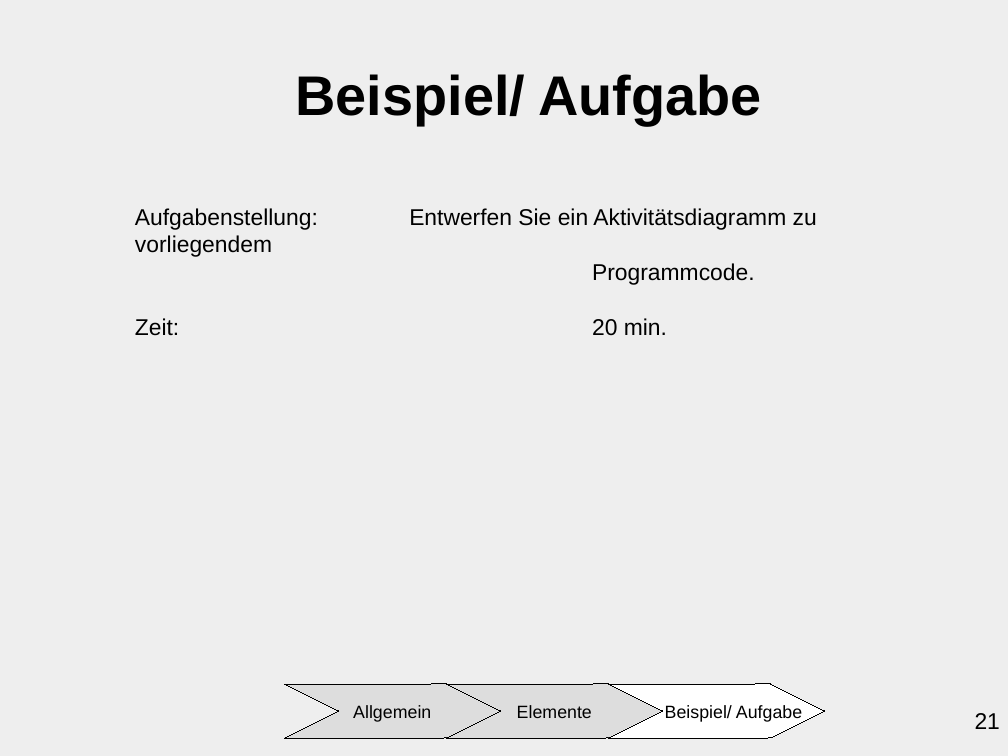
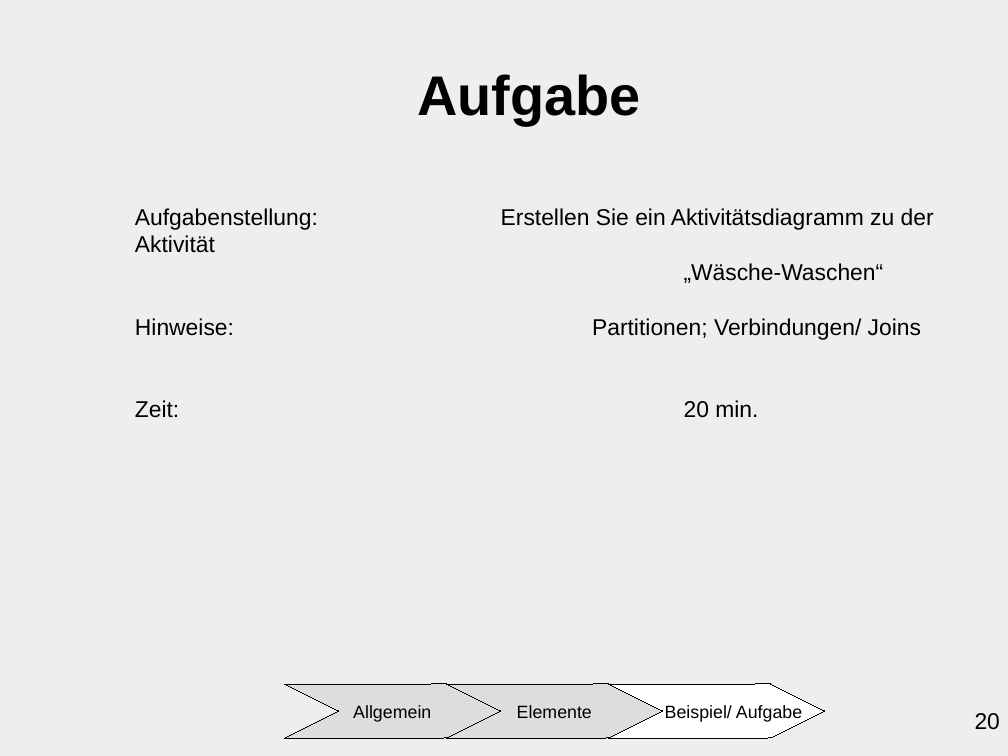
Before and after one commit to ChristianMarzianGithub/VortragAktivitaetsdiagramm, a slide deck: slide 20 of Präsentation Aktivitätsdiagramm/main/AktivitaetsdiagrammCM.odp (slide 21 before the commit). Drawn at 1008x756 pixels with LibreOffice and Linux fonts; fonts in the diff are those of the drawing. Boxes give left, top, right and bottom in pixels: in the first picture for what was removed or moved away, otherwise in the second. Text is boxed around its words. In the diff, an @@ line names an element or a change of style, - is before the commit and + after.

```diff
--- a/Präsentation Aktivitätsdiagramm/main/AktivitaetsdiagrammCM.odp
+++ b/Präsentation Aktivitätsdiagramm/main/AktivitaetsdiagrammCM.odp
@@ title at [417,74,640,125]: text changed @@
-Beispiel/ Aufgabe
+Aufgabe
@@ text at [135,208,934,340]: text changed @@
-Aufgabenstellung: Entwerfen Sie ein Aktivitätsdiagramm zu vorliegendem
-Programmcode.
+Aufgabenstellung: Erstellen Sie ein Aktivitätsdiagramm zu der Aktivität
+„Wäsche-Waschen“
+Hinweise: Partitionen; Verbindungen/ Joins
@@ page number at [975,713,1000,730]: text changed @@
-21
+20
```
Also in this commit, not shown: 16 other slides changed.
